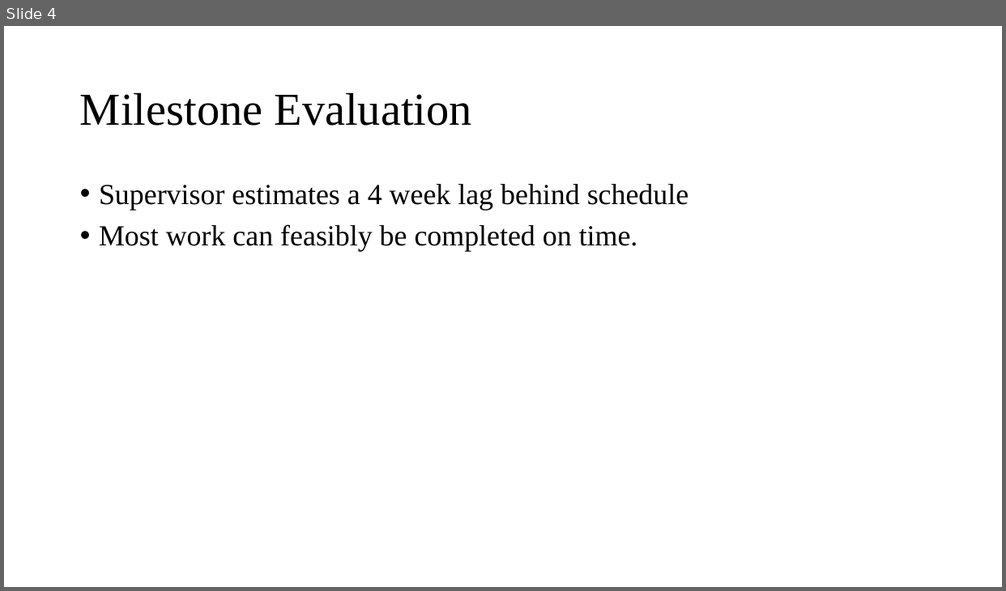
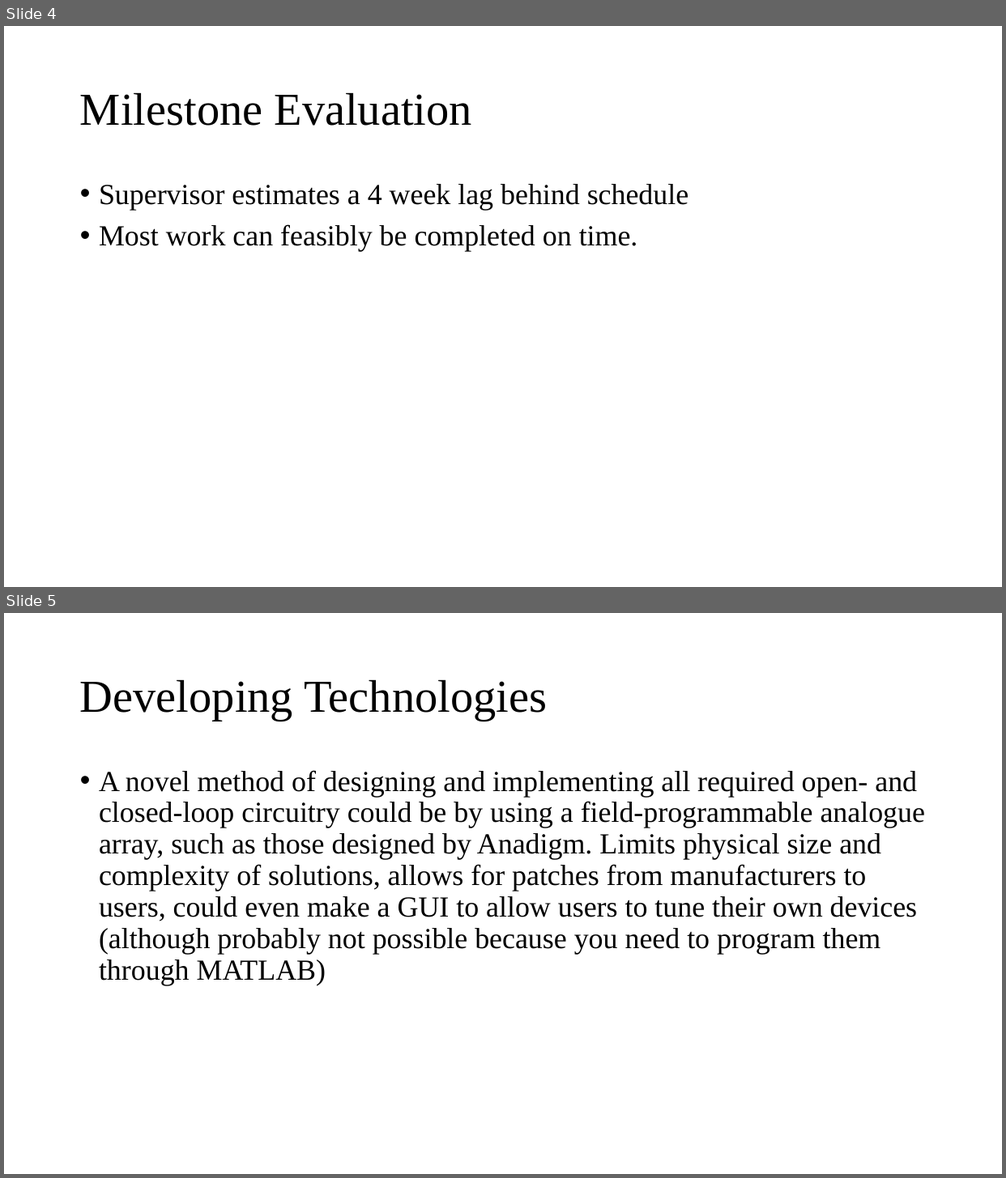
Before and after one commit to spez1998/3rd-year-project, a slide deck: Deliverables/2ndMarkerViva/viva_presentation.pptx. Shown one above the other, each under a label of ours: slide 4 before the commit, slides 4 and 5 after it. The pictures are 1006x591 and 1006x1178 pixels, drawn with LibreOffice and Linux fonts; fonts in the diff are those of the drawing. Boxes give left, top, right and bottom in pixels: in the first picture for what was removed or moved away, otherwise in the second. Text is boxed around its words. In the diff, an @@ line names an element or a change of style, - is before the commit and + after.

Commit message:
Added a developing technology to push the mark up beyond 69% as per MEng requirements.

```diff
--- a/Deliverables/2ndMarkerViva/viva_presentation.pptx
+++ b/Deliverables/2ndMarkerViva/viva_presentation.pptx
@@ slide 5 added at <box>4,613,1002,1174</box>, background #FFFFFF @@
@@ title added at <box>80,679,547,721</box>, 44 pt, text #000000 @@
+Developing Technologies
@@ text added at <box>99,770,925,986</box>, 28 pt, text #000000 @@
+• A novel method of designing and implementing all required open- and closed-loop circuitry could be by using a field-programmable analogue array, such as those designed by Anadigm. Limits physical size and complexity of solutions, allows for patches from manufacturers to users, could even make a GUI to allow users to tune their own devices (although probably not possible because you need to program them through MATLAB)
```
Also in this commit, not shown: 1 slide changed.
